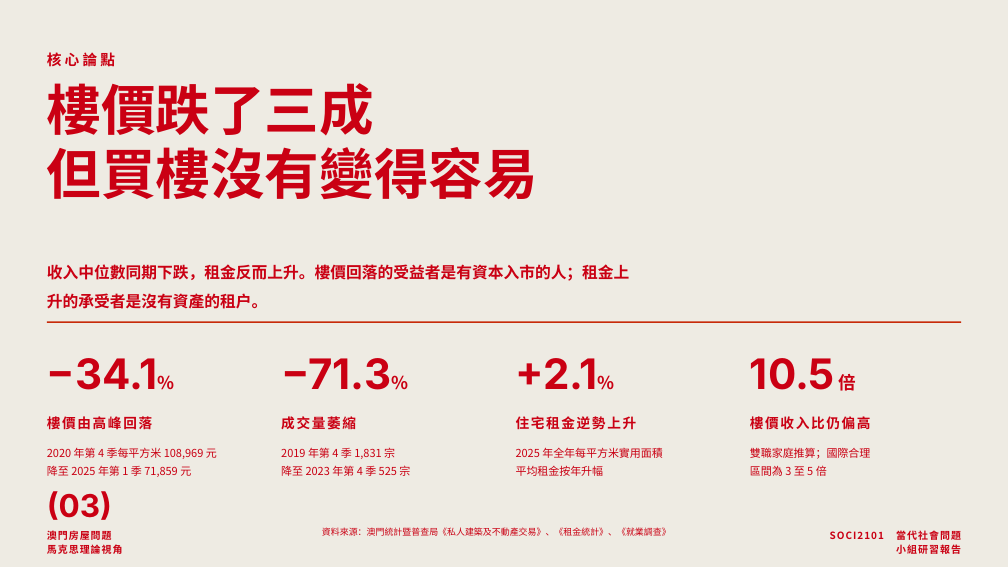
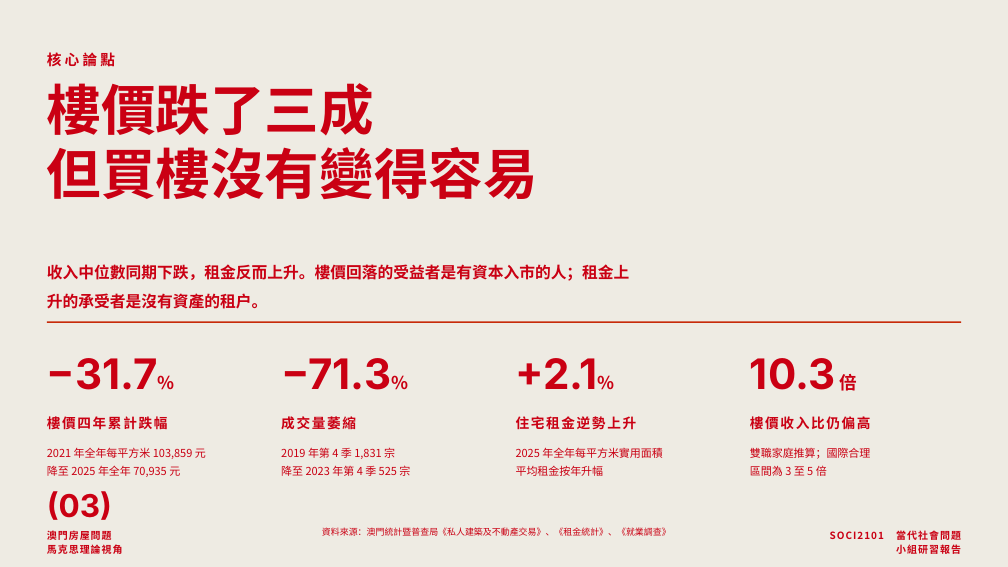
Before and after one commit to lammkiii/-, a slide deck: slide 3 of macau-housing-report/澳門房屋問題-小組研習報告.pptx. Drawn at 1008x567 pixels with LibreOffice and Linux fonts; fonts in the diff are those of the drawing. Boxes give left, top, right and bottom in pixels: in the first picture for what was removed or moved away, otherwise in the second. Text is boxed around its words. In the diff, an @@ line names an element or a change of style, - is before the commit and + after.

```diff
--- a/macau-housing-report/澳門房屋問題-小組研習報告.pptx
+++ b/macau-housing-report/澳門房屋問題-小組研習報告.pptx
@@ text at bbox=[47, 358, 158, 390]: text changed @@
-−34.1%
+−31.7%
@@ text at bbox=[750, 358, 857, 391]: text changed @@
-10.5 倍
+10.3 倍
@@ text at bbox=[47, 416, 168, 430]: text changed @@
-樓價由高峰回落
+樓價四年累計跌幅
@@ text at bbox=[47, 447, 206, 477]: text changed @@
-2020 年第 4 季每平方米 108,969 元
-降至 2025 年第 1 季 71,859 元
+2021 年全年每平方米 103,859 元
+降至 2025 年全年 70,935 元
```
Also in this commit, not shown: 40 other slides changed, 2 slides added, 8 other files.
